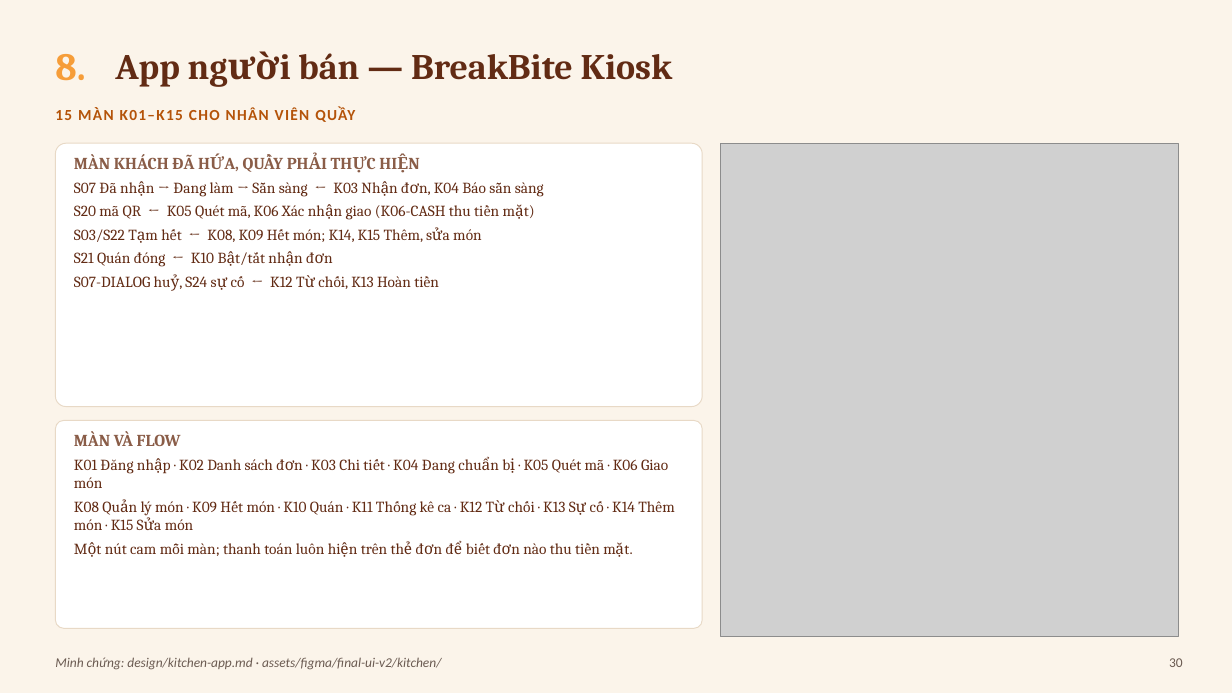
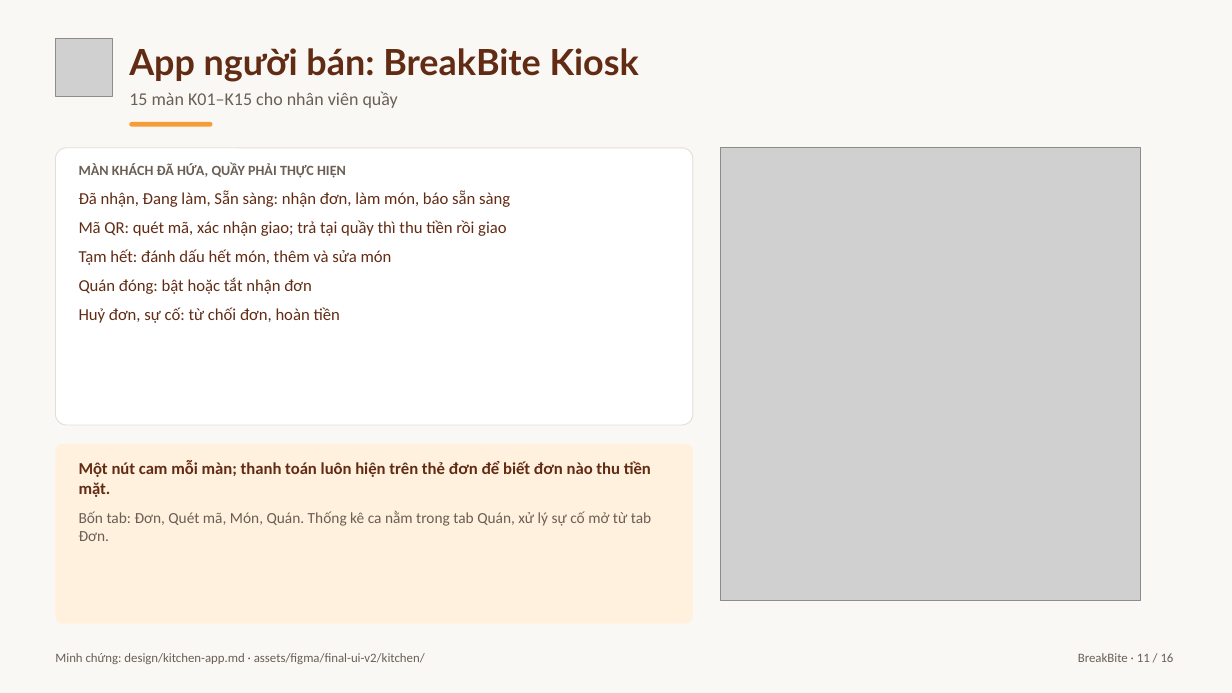
Before and after one commit to baonv0817/PRM323-Lab2-Group2, a slide deck: slide 11 of slides/BreakBite_Lab2_Presentation.pptx (slide 30 before the commit). Drawn at 1232x693 pixels with LibreOffice and Linux fonts; fonts in the diff are those of the drawing; grey boxes stand for pictures. Boxes give left, top, right and bottom in pixels: in the first picture for what was removed or moved away, otherwise in the second. Text is boxed around its words. In the diff, an @@ line names an element or a change of style, - is before the commit and + after.

Commit message:
Redesign slide deck: 16 slides in the BreakBite app theme; archive the 42-slide deck

```diff
--- a/slides/BreakBite_Lab2_Presentation.pptx
+++ b/slides/BreakBite_Lab2_Presentation.pptx
@@ background #FBF4EA to #FAF8F5 @@
@@ text removed at <box>55,54,85,81</box> @@
-8.
@@ picture added at <box>55,39,113,96</box> @@
@@ text at <box>129,48,639,82</box>: text changed; font Cambria to Lato @@
-App người bán — BreakBite Kiosk
+App người bán: BreakBite Kiosk
@@ text "15 màn K01–K15 cho nhân ..." at <box>129,91,398,108</box>: vertical alignment middle to top @@
@@ text at <box>129,91,398,108</box>: text changed; size 12 to 14 pt; text colour #B45309 to #6B5F55; bold off @@
-15 MÀN K01–K15 CHO NHÂN VIÊN QUẦY
+15 màn K01–K15 cho nhân viên quầy
@@ rounded rectangle: place and size @@
-rounded rectangle at <box>55,143,702,407</box>
+rounded rectangle at <box>55,148,693,425</box>
@@ rounded rectangle at <box>55,148,693,425</box>: outline #E8D9C6 0.75 pt to #E4DFD8 0.75 pt @@
@@ rounded rectangle added at <box>129,122,213,127</box>, fill #F69D39 @@
@@ picture: place and size @@
-picture at <box>721,143,1178,637</box>
+picture at <box>721,148,1141,601</box>
@@ text at <box>79,163,346,178</box>: size 13 to 11 pt, font Cambria to Calibri, text colour #8A5D48 to #6B5F55 in "MÀN KHÁCH ĐÃ HỨA, QUẦY PHẢI THỰC ..."; more space between paragraphs @@
@@ text "MÀN KHÁCH ĐÃ HỨA, QUẦY ...": place and size @@
-text "MÀN KHÁCH ĐÃ HỨA, QUẦY ..." at <box>74,154,544,287</box>
+text "MÀN KHÁCH ĐÃ HỨA, QUẦY ..." at <box>79,163,510,323</box>
@@ text at <box>79,190,510,323</box>: text changed; size 12 to 13 pt; font Cambria to Calibri @@
-S07 Đã nhận → Đang làm → Sẵn sàng ← K03 Nhận đơn, K04 Báo sẵn sàng
-S20 mã QR ← K05 Quét mã, K06 Xác nhận giao (K06-CASH thu tiền mặt)
-S03/S22 Tạm hết ← K08, K09 Hết món; K14, K15 Thêm, sửa món
-S21 Quán đóng ← K10 Bật/tắt nhận đơn
-S07-DIALOG huỷ, S24 sự cố ← K12 Từ chối, K13 Hoàn tiền
+Đã nhận, Đang làm, Sẵn sàng: nhận đơn, làm món, báo sẵn sàng
+Mã QR: quét mã, xác nhận giao; trả tại quầy thì thu tiền rồi giao
+Tạm hết: đánh dấu hết món, thêm và sửa món
+Quán đóng: bật hoặc tắt nhận đơn
+Huỷ đơn, sự cố: từ chối đơn, hoàn tiền
@@ rounded rectangle: place and size @@
-rounded rectangle at <box>55,421,702,628</box>
+rounded rectangle at <box>55,444,693,624</box>
@@ rounded rectangle at <box>55,444,693,624</box>: fill #FFFFFF to #FFF1DE; outline #E8D9C6 0.75 pt to none @@
@@ text at <box>74,431,674,530</box>: paragraphs removed @@
-MÀN VÀ FLOW
-K01 Đăng nhập · K02 Danh sách đơn · K03 Chi tiết · K04 Đang chuẩn bị · K05 Quét mã · K06 Giao món
-K08 Quản lý món · K09 Hết món · K10 Quán · K11 Thống kê ca · K12 Từ chối · K13 Sự cố · K14 Thêm món · K15 Sửa món
@@ text at <box>79,460,651,497</box>: size 12 to 13 pt, font Cambria to Calibri, bold on in "Một nút cam mỗi màn; thanh toán ..."; more space between paragraphs @@
@@ text "Một nút cam mỗi màn; ...": place and size @@
-text "Một nút cam mỗi màn; ..." at <box>74,431,674,556</box>
+text "Một nút cam mỗi màn; ..." at <box>79,460,651,541</box>
@@ text at <box>79,511,651,541</box>: paragraph added @@
+Bốn tab: Đơn, Quét mã, Món, Quán. Thống kê ca nằm trong tab Quán, xử lý sự cố mở từ tab Đơn.
@@ text "Minh chứng: design/kitchen-app.md · assets/figma/final-ui-v2 ..." at <box>55,653,425,664</box>: size 10.5 to 10 pt, text colour #6B5B52 to #6B5F55, italic off; more space between paragraphs; vertical alignment middle to top @@
@@ text added at <box>1078,653,1174,662</box>, 10 pt, text #6B5F55 @@
+BreakBite · 11 / 16
@@ text removed at <box>1169,658,1183,667</box> @@
-30
```
Also in this commit, not shown: 4 other slides changed, 11 slides added, 37 slides removed, 21 other files.
